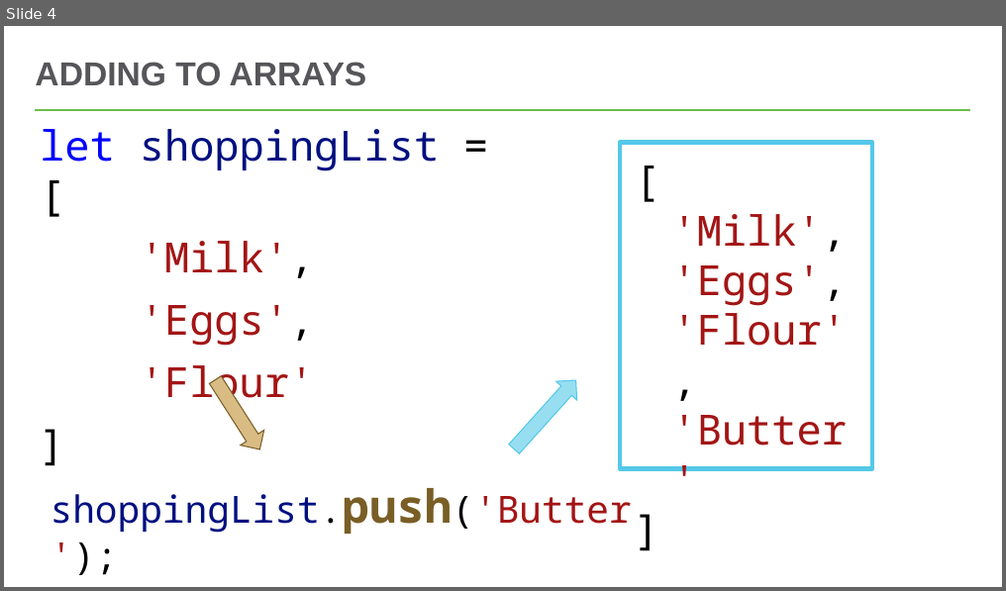
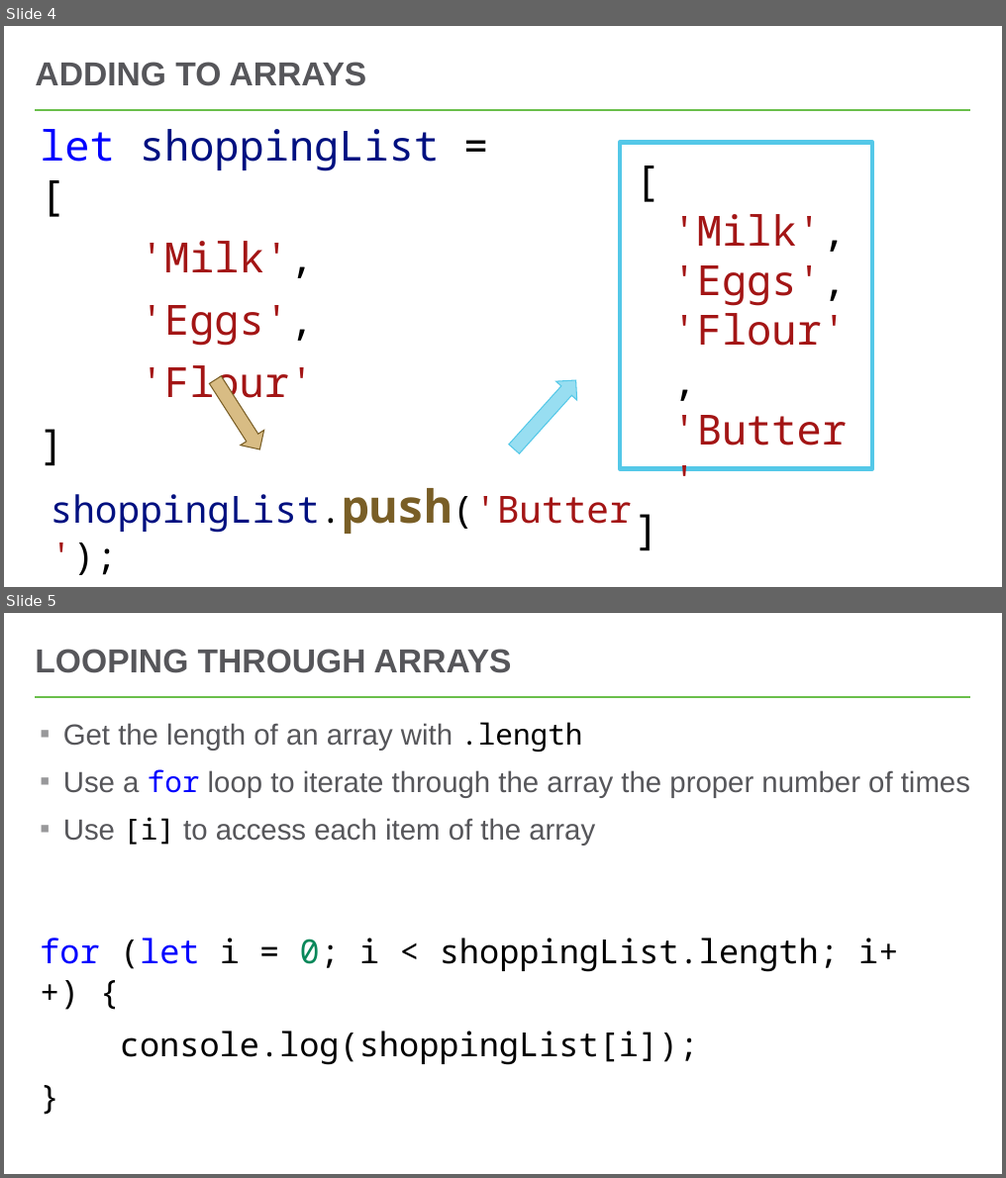
Before and after one commit to hytechclub/web-201, a slide deck: JavaScriptObjects/JavaScriptArrays.pptx. Shown one above the other, each under a label of ours: slide 4 before the commit, slides 4 and 5 after it. The pictures are 1006x591 and 1006x1178 pixels, drawn with LibreOffice and Linux fonts; fonts in the diff are those of the drawing. Boxes give left, top, right and bottom in pixels: in the first picture for what was removed or moved away, otherwise in the second. Text is boxed around its words. In the diff, an @@ line names an element or a change of style, - is before the commit and + after.

```diff
--- a/JavaScriptObjects/JavaScriptArrays.pptx
+++ b/JavaScriptObjects/JavaScriptArrays.pptx
@@ slide 5 added at <box>4,613,1002,1174</box>, background #FFFFFF; not listed: 1 template element that a slide beside it also shows @@
@@ title added at <box>35,649,512,673</box>, 32 pt, text #56565A, bold @@
+LOOPING THROUGH ARRAYS
@@ text added at <box>63,722,970,846</box>, 28 pt, text #56565A @@
+▪ Get the length of an array with .length
+▪ Use a for loop to iterate through the array the proper number of times
+▪ Use [i] to access each item of the array
@@ text added at <box>40,938,898,1065</box>, 32 pt, text #000000 @@
+for (let i = 0; i < shoppingList.length; i++) {
+console.log(shoppingList[i]);
+}
```
Also in this commit, not shown: 7 other files.
